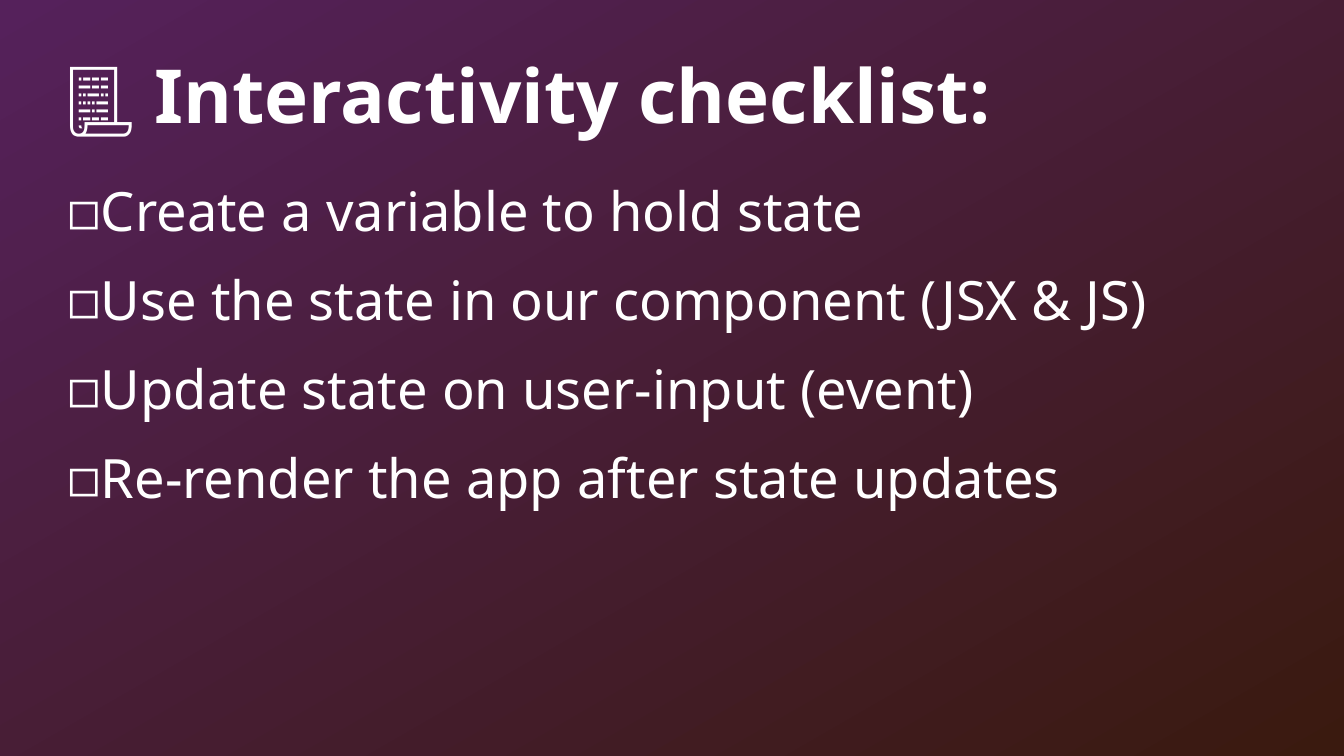
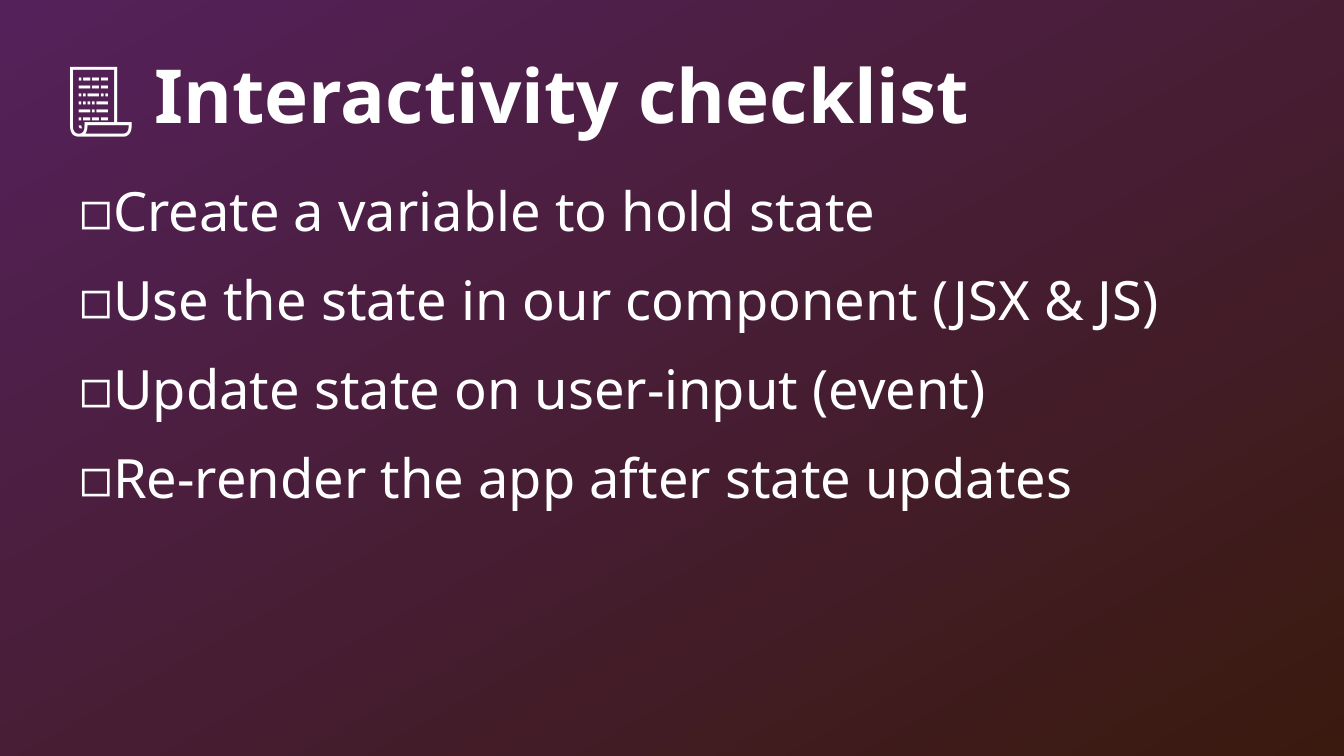
Before and after one commit to dytrws/dytrws, a slide deck: slide 24 of public/slides.odp. Drawn at 1344x756 pixels with LibreOffice and Linux fonts; fonts in the diff are those of the drawing; background and template pictures are left out. Boxes give left, top, right and bottom in pixels: in the first picture for what was removed or moved away, otherwise in the second. Text is boxed around its words. In the diff, an @@ line names an element or a change of style, - is before the commit and + after.

```diff
--- a/public/slides.odp
+++ b/public/slides.odp
@@ title at (154,66,969,141): text changed @@
-📃 Interactivity checklist:
+📃 Interactivity checklist
@@ text "◻️Create a variable to hold ..." at (113,189,1159,511): indent changed @@
```
Also in this commit, not shown: 12 other slides changed, 3 slides added, 3 slides removed, 1 other file.
